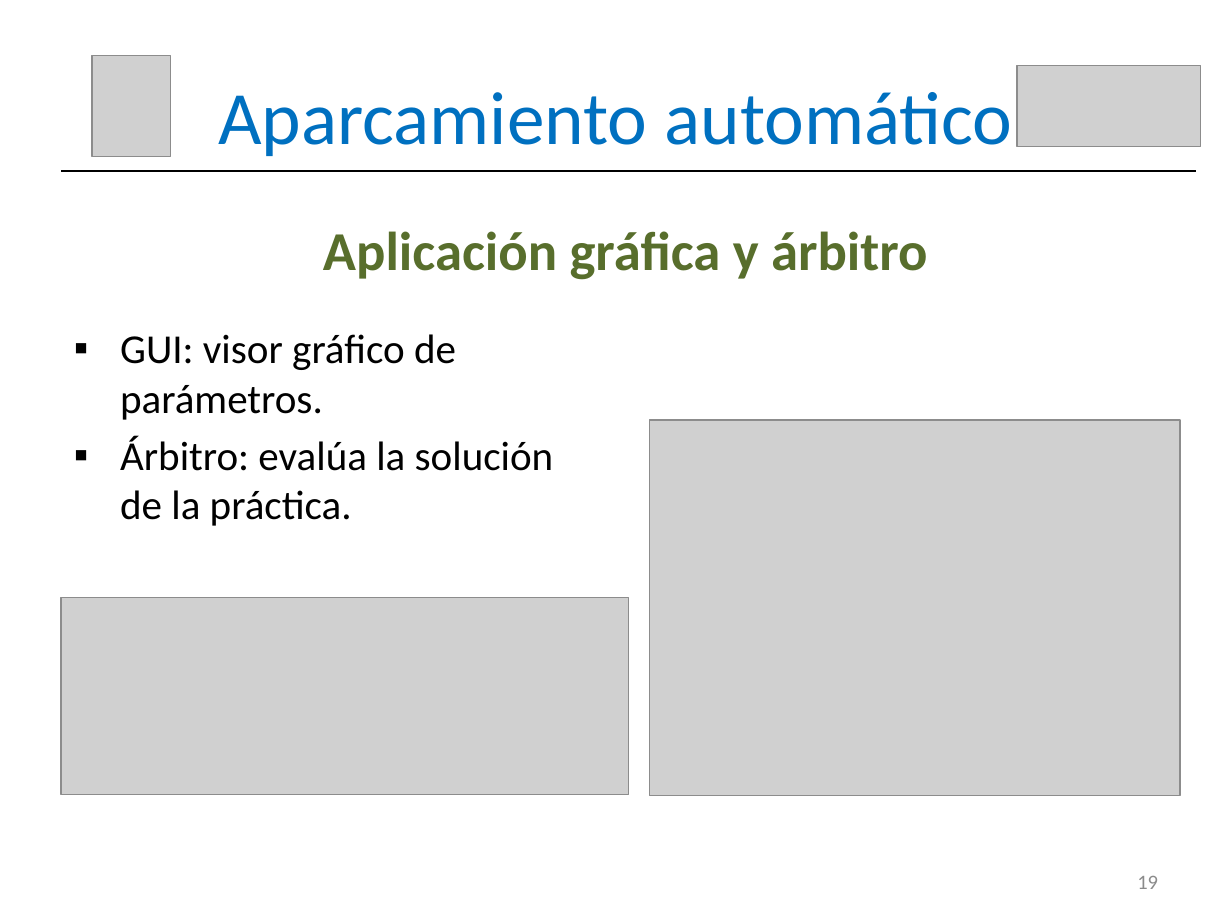
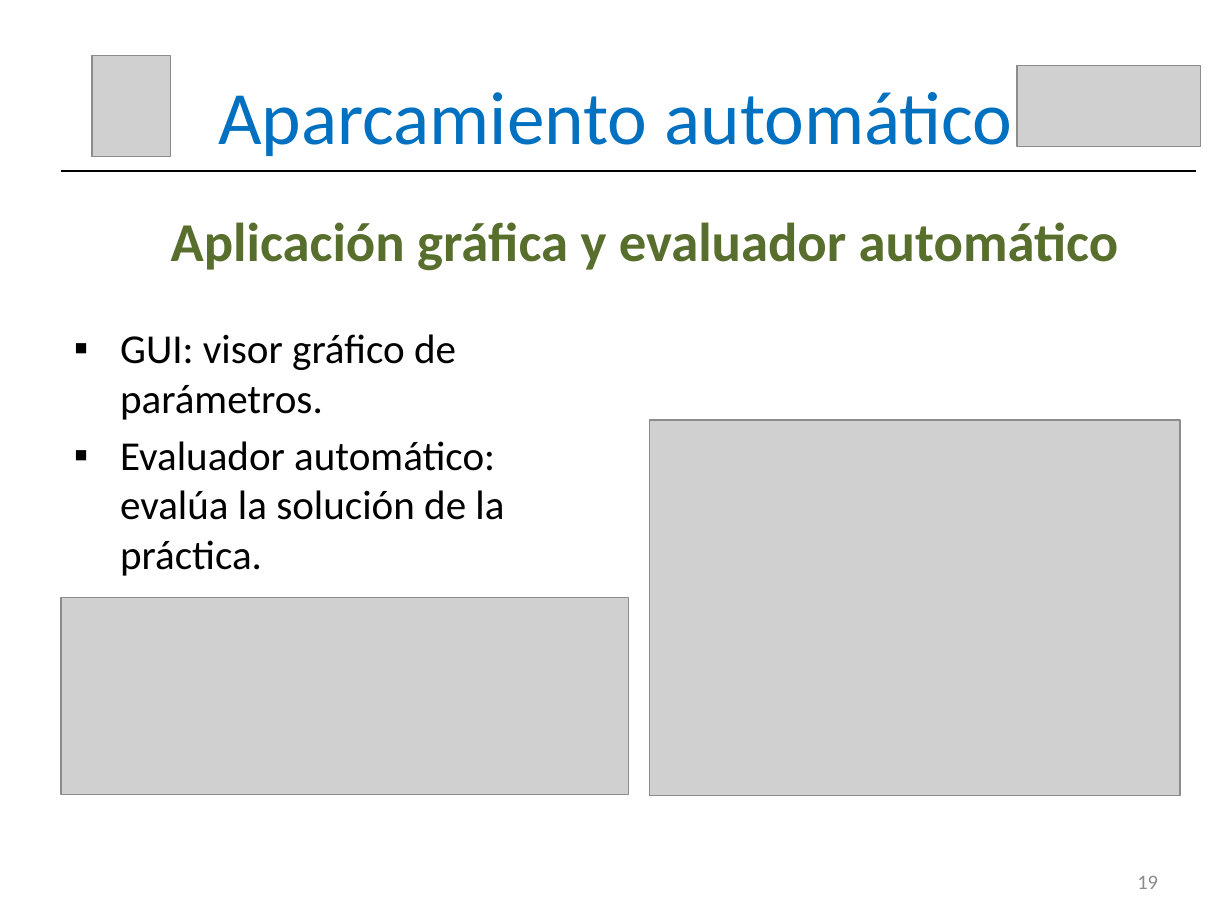
Before and after one commit to RoboticsLabURJC/2016-tfg-vanessa-fernandez, a slide deck: slide 20 of MEMORIA/Presentación.pptx. Drawn at 1232x924 pixels with LibreOffice and Linux fonts; fonts in the diff are those of the drawing; grey boxes stand for pictures. Boxes give left, top, right and bottom in pixels: in the first picture for what was removed or moved away, otherwise in the second. Text is boxed around its words. In the diff, an @@ line names an element or a change of style, - is before the commit and + after.

```diff
--- a/MEMORIA/Presentación.pptx
+++ b/MEMORIA/Presentación.pptx
@@ text at <box>171,222,1119,271</box>: text changed @@
-Aplicación gráfica y árbitro
+Aplicación gráfica y evaluador automático
@@ text at <box>120,441,504,576</box>: text changed @@
-▪ Árbitro: evalúa la solución de la práctica.
+▪ Evaluador automático: evalúa la solución de la práctica.
```
Also in this commit, not shown: 3 other slides changed.
